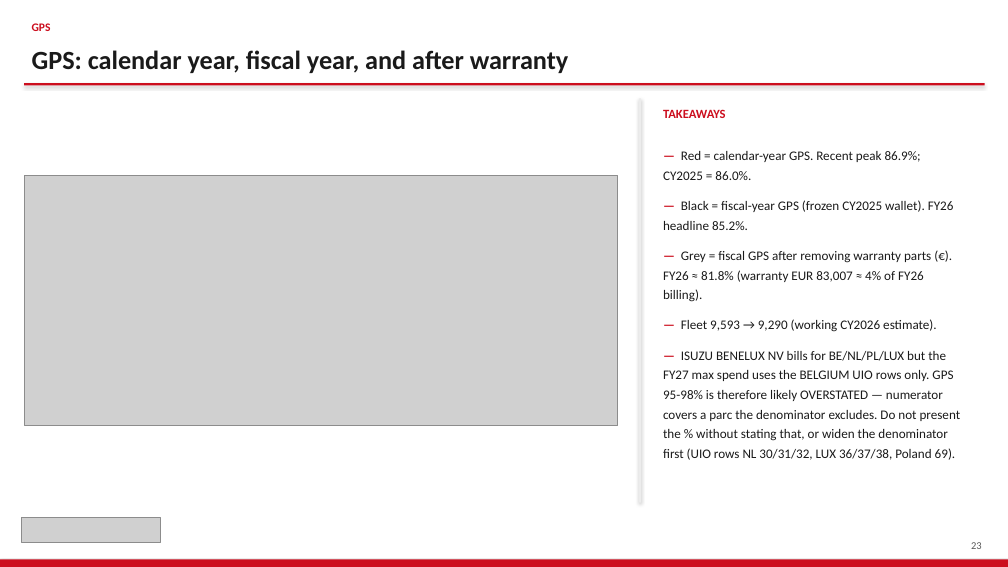
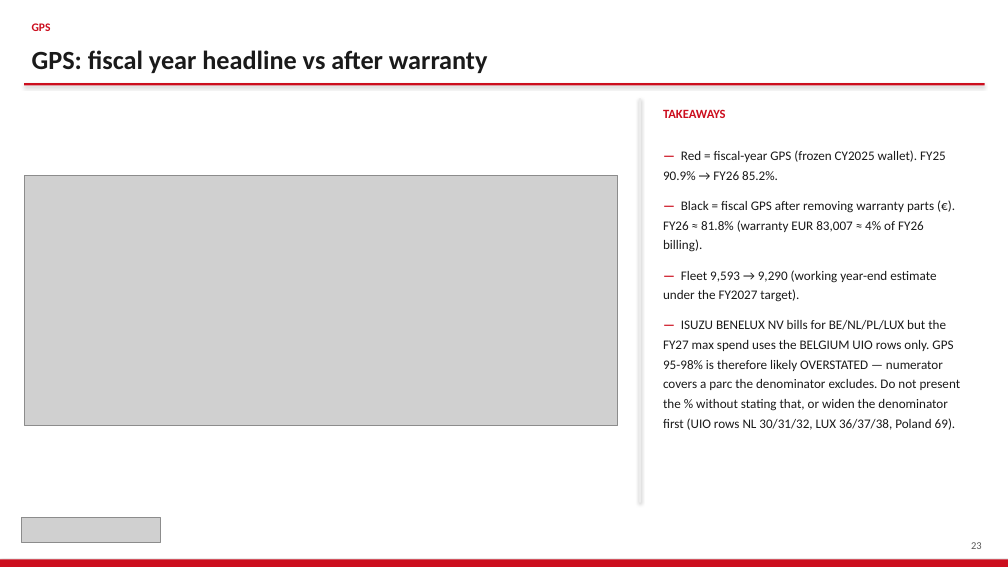
Before and after one commit to jeromio1987/ISZE, a slide deck: slide 23 of 09_meetings/IBX_Sales_Review_2026/ISZE_IBX_Sales_Review_FY2027.pptx. Drawn at 1008x567 pixels with LibreOffice and Linux fonts; fonts in the diff are those of the drawing; grey boxes stand for pictures. Boxes give left, top, right and bottom in pixels: in the first picture for what was removed or moved away, otherwise in the second. Text is boxed around its words. In the diff, an @@ line names an element or a change of style, - is before the commit and + after.

```diff
--- a/09_meetings/IBX_Sales_Review_2026/ISZE_IBX_Sales_Review_FY2027.pptx
+++ b/09_meetings/IBX_Sales_Review_2026/ISZE_IBX_Sales_Review_FY2027.pptx
@@ text at <box>32,50,488,73</box>: text changed @@
-GPS: calendar year, fiscal year, and after warranty
+GPS: fiscal year headline vs after warranty
@@ text at <box>663,150,946,302</box>: text changed @@
-— Red = calendar-year GPS. Recent peak 86.9%; CY2025 = 86.0%.
-— Black = fiscal-year GPS (frozen CY2025 wallet). FY26 headline 85.2%.
-— Grey = fiscal GPS after removing warranty parts (€). FY26 ≈ 81.8% (warranty EUR 83,007 ≈ 4% of FY26 billing).
-— Fleet 9,593 → 9,290 (working CY2026 estimate).
+— Red = fiscal-year GPS (frozen CY2025 wallet). FY25 90.9% → FY26 85.2%.
+— Black = fiscal GPS after removing warranty parts (€). FY26 ≈ 81.8% (warranty EUR 83,007 ≈ 4% of FY26 billing).
+— Fleet 9,593 → 9,290 (working year-end estimate under the FY2027 target).
```
Also in this commit, not shown: 11 other slides changed, 9 other files.
